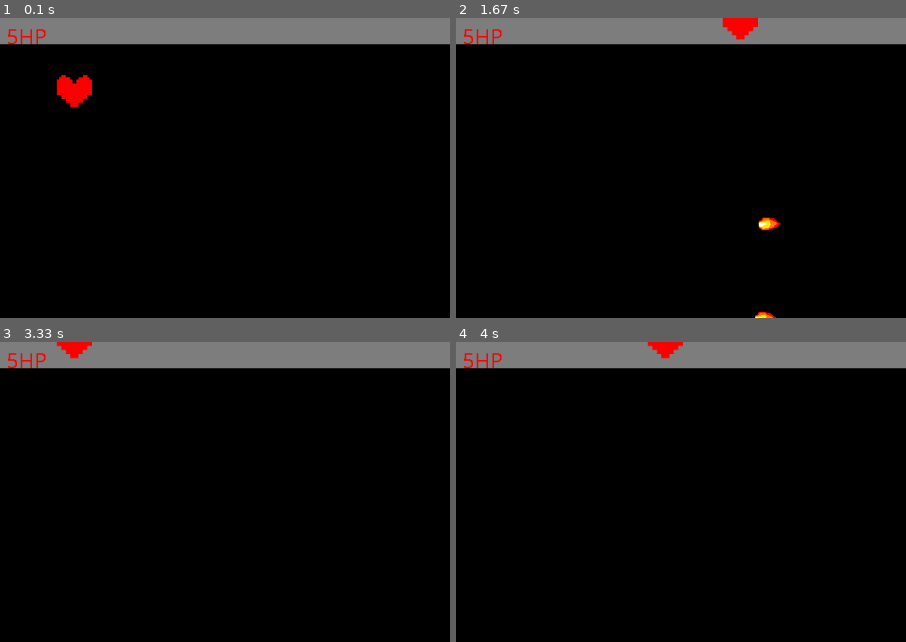
Above: before the commit, frames 1-4 (two rows, left to right).
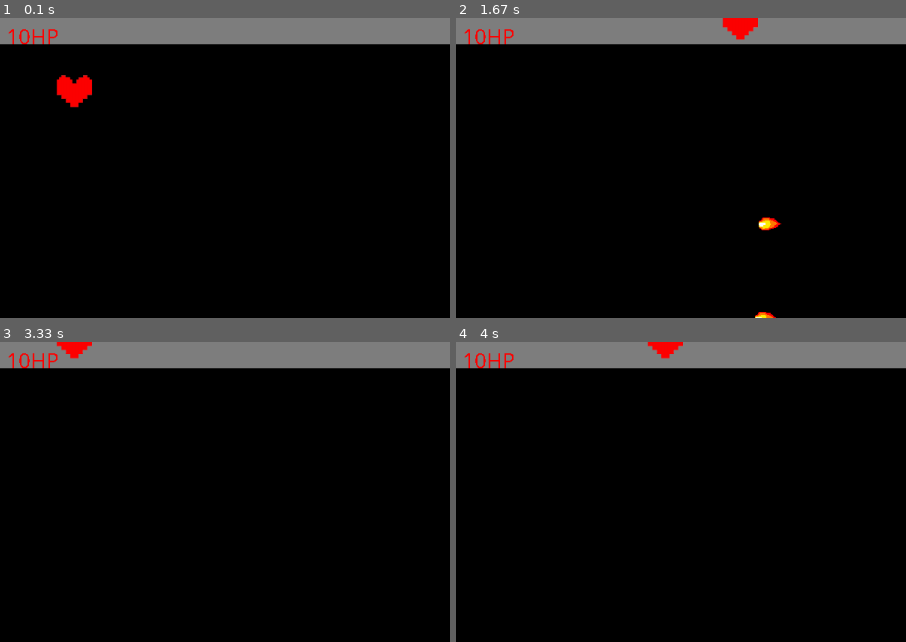
Above: after the commit, the same moments.

Repository: Jonserino/PyGame-Bullet-Hell
Game: pygame game, started from Main Game.py
The game is run twice, just before and just after one commit, with the same random seed, the same clock (stepped at 60 frames per second) and the same inputs.
Inputs:
- Up to frame 1 (0.1 s): no input
- Up to frame 2 (1.67 s): hold D 0.33-0.8 s; hold W 0.83-1.13 s; hold D 1.17-1.63 s
- Up to frame 3 (3.33 s): hold A 1.67-2.2 s; hold S 2.23-2.53 s; hold A 2.57-2.97 s; hold W from 3 s (still down)
- Up to frame 4 (4 s): release W at 3.37 s; hold D from 3.4 s (still down)
The pictures show only the part of the screen within x 0-50%, y 0-50%; the shares and areas given below are measured in that part.

The runs differ from the first frame. In frame 1, 0.3% of the frame differs, in the area x 1-13%, y 3-9%; in frame 2, 0.3%; in frame 3, 0.3%; in frame 4, 0.3%.

Commit message:
Updated Sprite HP
Changed the Sprite's HP to 10 instead of 5 to be able to take more hits from the fireballs, but still getting 1 shot by the bosses.

Diff:
--- a/Sprites.py
+++ b/Sprites.py
@@ -17,7 +17,7 @@
         self.pos = vec(100, 100)
         self.rect.center = self.pos
         self.speed = 2.5
-        self.health = 5
+        self.health = 10
 
     def update(self):
         keys = pg.key.get_pressed()
